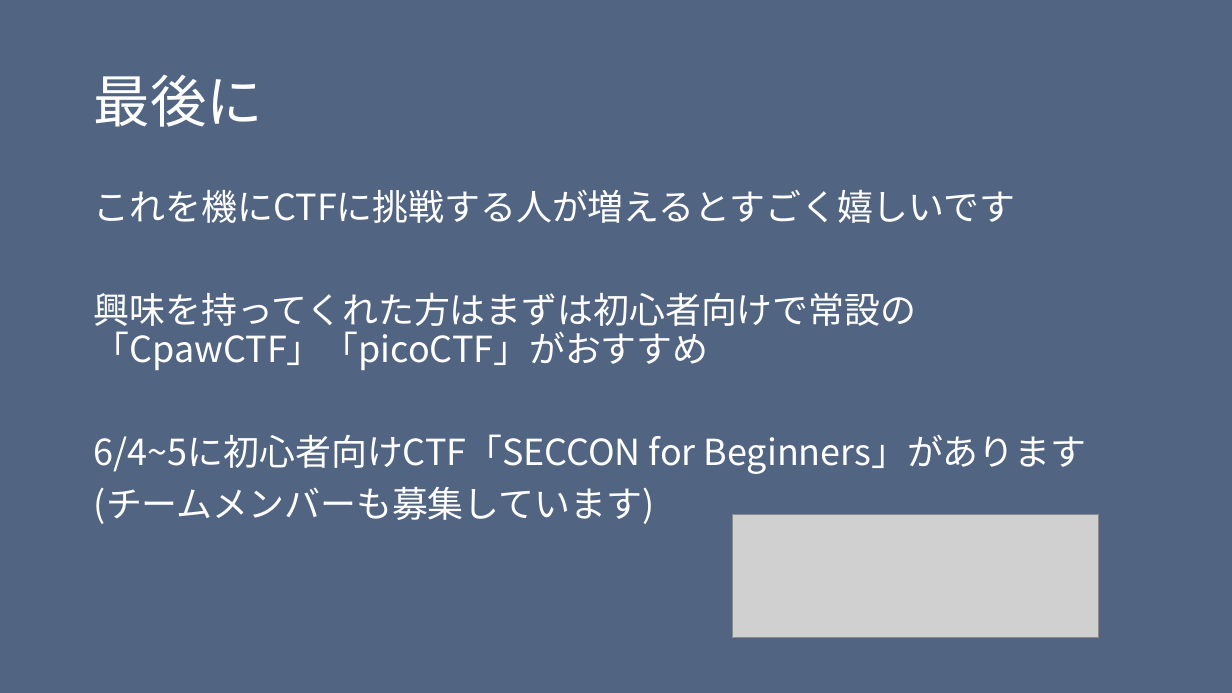
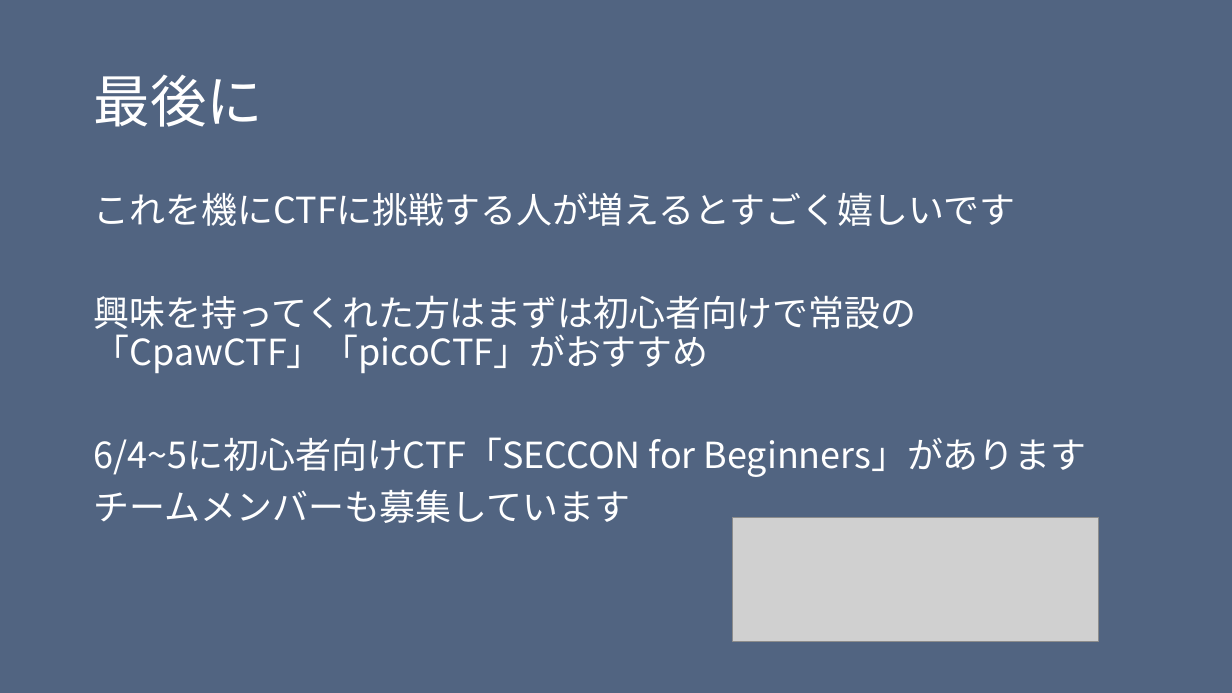
Before and after one commit to H0ndh11/CTF, a slide deck: slide 9 of ゼミ発表資料/ctf発表スライド.pptx (slide 8 before the commit). Drawn at 1232x693 pixels with LibreOffice and Linux fonts; fonts in the diff are those of the drawing; grey boxes stand for pictures. Boxes give left, top, right and bottom in pixels: in the first picture for what was removed or moved away, otherwise in the second. Text is boxed around its words. In the diff, an @@ line names an element or a change of style, - is before the commit and + after.

```diff
--- a/ゼミ発表資料/ctf発表スライド.pptx
+++ b/ゼミ発表資料/ctf発表スライド.pptx
@@ text at [94, 490, 630, 523]: text changed @@
-(チームメンバーも募集しています)
+チームメンバーも募集しています
```
Also in this commit, not shown: 1 other slide changed, 2 slides added, 1 slide removed.
